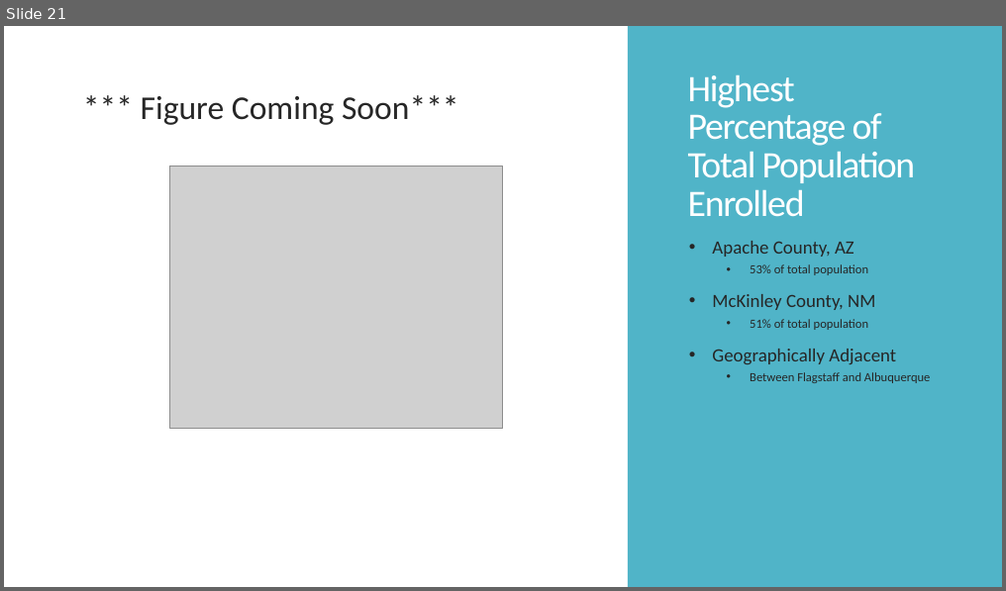
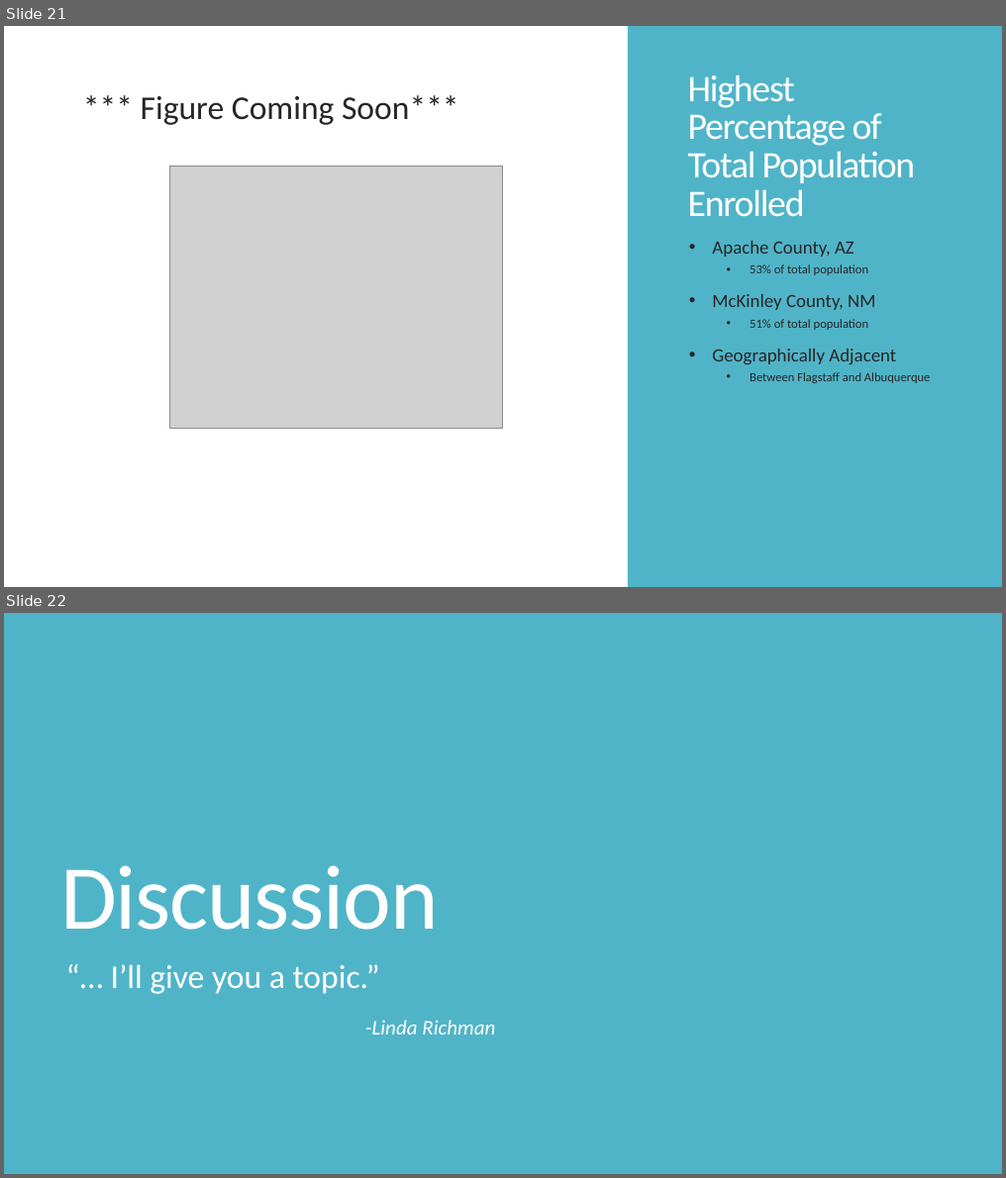
Before and after one commit to ekimshaf/capstone, a slide deck: mind_the_gap.pptx. Shown one above the other, each under a label of ours: slide 21 before the commit, slides 21 and 22 after it. The pictures are 1006x591 and 1006x1178 pixels, drawn with LibreOffice and Linux fonts; fonts in the diff are those of the drawing; grey boxes stand for pictures. Boxes give left, top, right and bottom in pixels: in the first picture for what was removed or moved away, otherwise in the second. Text is boxed around its words. In the diff, an @@ line names an element or a change of style, - is before the commit and + after.

```diff
--- a/mind_the_gap.pptx
+++ b/mind_the_gap.pptx
@@ slide 22 added at <box>4,613,1002,1174</box>, background #50B4C8 @@
@@ title added at <box>60,865,438,930</box>, 88 pt, text #FFFFFF @@
+Discussion
@@ subtitle added at <box>111,964,495,1035</box>, 32 pt, text #FFFFFF @@
+“… I’ll give you a topic.”
+-Linda Richman
```
Also in this commit, not shown: 7 slides changed, 1 other slide added.
